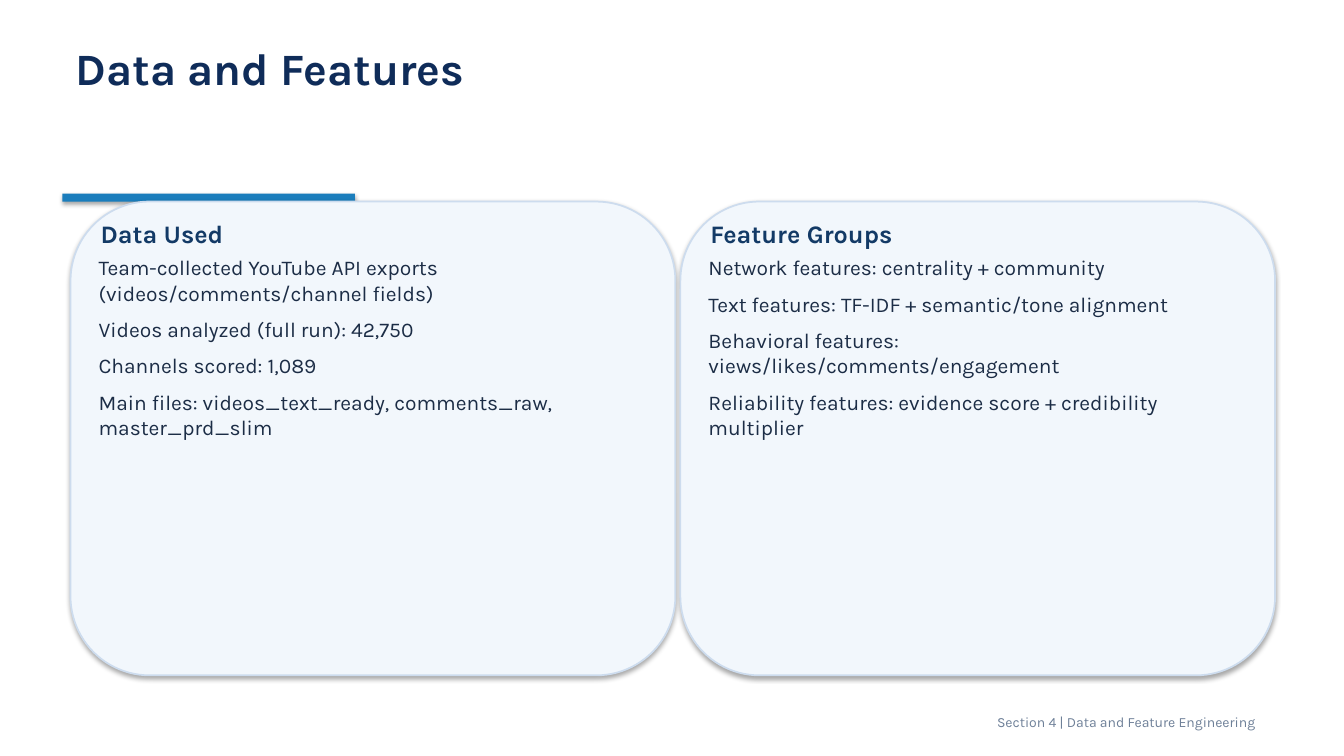
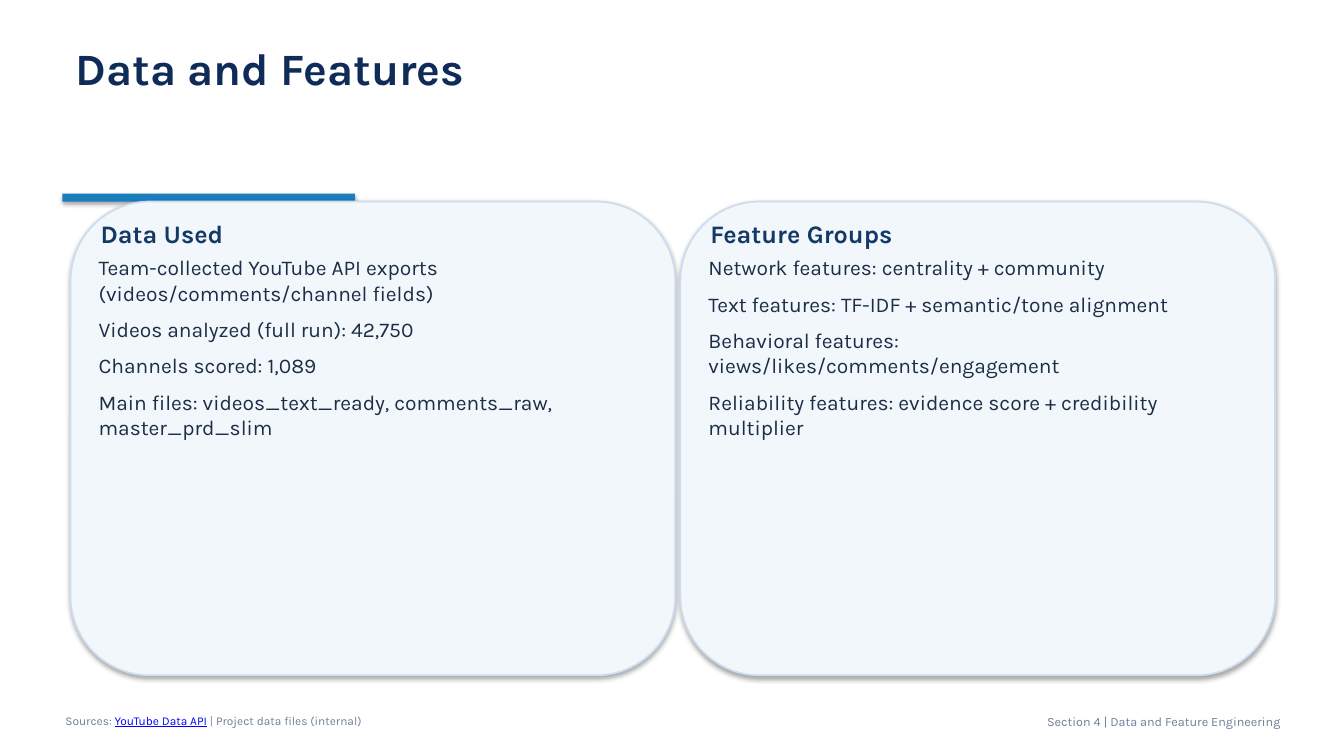
Before and after one commit to AliceEom/AI_MCN, a slide deck: slide 6 of slides/AI_MCN_Final_Presentation_EN.pptx. Drawn at 1344x756 pixels with LibreOffice and Linux fonts; fonts in the diff are those of the drawing. Boxes give left, top, right and bottom in pixels: in the first picture for what was removed or moved away, otherwise in the second. Text is boxed around its words. In the diff, an @@ line names an element or a change of style, - is before the commit and + after.

Commit message:
Expand research references and add per-slide source links

```diff
--- a/slides/AI_MCN_Final_Presentation_EN.pptx
+++ b/slides/AI_MCN_Final_Presentation_EN.pptx
@@ text added at <box>65,716,361,728</box>, 8.5 pt, text #6E8098 @@
+Sources: YouTube Data API | Project data files (internal)
@@ text "Section 4 | Data and ...": place and size @@
-text "Section 4 | Data and ..." at <box>997,717,1256,731</box>
+text "Section 4 | Data and ..." at <box>1047,717,1280,729</box>
@@ text "Section 4 | Data and ..." at <box>1047,717,1280,729</box>: size 10 to 9 pt @@
```
Also in this commit, not shown: 14 other slides changed, 2 other files.
